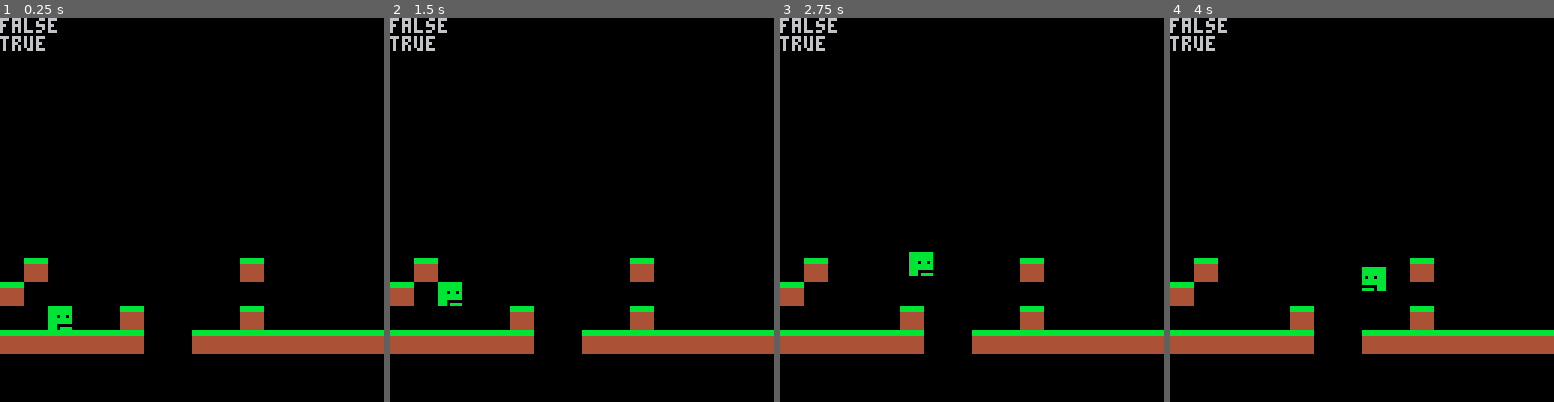
Above: before the commit, frames 1-4 (left to right).
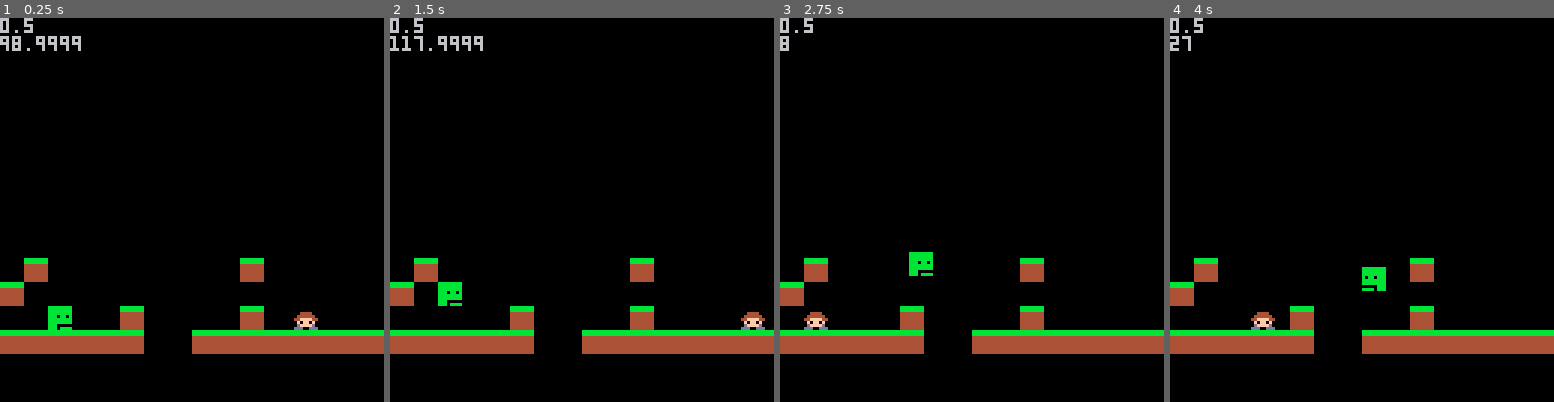
Above: after the commit, the same moments.

Repository: djkramnik/nintendont
Game: PICO-8 cartridge nintendont.p8
Same seed, same stepped clock (60 frames per second), same inputs: the game is played once before the commit and once after it.
Inputs:
- Up to frame 1 (0.25 s): no input
- Up to frame 2 (1.5 s): tap X (X key) at 0.33, 1.07 s; tap O (Z key) at 0.7 s
- Up to frame 3 (2.75 s): hold Right 1.6-2.1 s; tap O (Z key) at 1.7, 2.1, 2.5 s; tap X (X key) at 1.85 s; hold Right from 2.47 s (still down)
- Up to frame 4 (4 s): tap O (Z key) at 2.9, 3.3, 3.7 s; tap X (X key) at 2.97 s; release Right at 3.03 s; hold Left 3.08-3.58 s

The runs differ from the first frame. In frame 1, 0.8% of the frame differs, in the area x 0-83%, y 0-82%; in frame 2, 0.9%, in the area x 0-98%, y 0-82%; in frame 3, 0.7%; in frame 4, 0.7%.

Commit message:
goomba i

Diff:
--- a/nintendont.p8
+++ b/nintendont.p8
@@ -30,6 +30,14 @@
 log=false
 ydelta=0
 bumphead=false
+-- goomba saga
+gx=96
+gy=96
+ghv=0
+gspeed=0
+maxgspeed=0.5
+gleftie=false
+
 
 function _update()
   local t=0
@@ -189,7 +197,9 @@
 
   if(leftbump) then
    if (leftie) then
-    nx = nearestprevmultiple(flr(nx))
+    nx = nearestprevmultiple(
+    flr(nx)
+    )
    end
    speed=0
   elseif(rightbump) then
@@ -213,14 +223,53 @@
    nx = 128
   end
 
+  -- goomba horizontal movement
+  if(gleftie) then
+   ghv=-0.1
+  else
+   ghv=0.1
+  end
+  gspeed = max(min(gspeed+ghv
+  ,maxgspeed),maxgspeed*-1)
+
+  gx+=gspeed
+
+  if (gx > 128) then
+   gx = 0
+  elseif (gx < 0) then
+   gx=128
+  end
+
+  leftgbump = bumpl(gx,gy)
+  rightgbump = bumpr(gx,gy)
+
+  if(leftgbump) then
+   if (gleftie) then
+    gx = nearestprevmultiple(
+    flr(gx)
+    )
+   end
+   gleftie=false
+   gspeed = gspeed * -1
+  elseif(rightgbump) then
+   if (not gleftie) then
+    gx = nearestmultiple(
+    ceil(gx))
+   end
+   gleftie=true
+   gspeed = gspeed * -1
+  end
+
+
 end
 
 function _draw()
  cls()
  spr(3,nx,ny,1,1,leftie)
+ spr(4,gx,gy)
  map()
- print(jbtn)
- print(jrelease)
+ print(gspeed)
+ print(gx)
  --print(jumping)
  --print(ass)
  --print(ny)
@@ -320,14 +369,14 @@
   return lt or rt
 end
 __gfx__
-00000000aa8888aabbbbbbbbbbbbbbbb000000000000000000000000000000000000000000000000000000000000000000000000000000000000000000000000
-00000000a882228abbbbbbbbbbbbbbbb000000000000000000000000000000000000000000000000000000000000000000000000000000000000000000000000
-00700700a8e2e28a44444444bbbbbbbb000000000000000000000000000000000000000000000000000000000000000000000000000000000000000000000000
-00077000aae222aa44444444bbb0bb0b000000000000000000000000000000000000000000000000000000000000000000000000000000000000000000000000
-00077000aaeee2aa44444444bbbbbbbb000000000000000000000000000000000000000000000000000000000000000000000000000000000000000000000000
-00700700a8e2e28a44444444bbbbbbbb000000000000000000000000000000000000000000000000000000000000000000000000000000000000000000000000
-00000000a8eee88a44444444bbb00000000000000000000000000000000000000000000000000000000000000000000000000000000000000000000000000000
-00000000aa8888aa44444444bbb0bbbb000000000000000000000000000000000000000000000000000000000000000000000000000000000000000000000000
+00000000aa8888aabbbbbbbbbbbbbbbb000000001111111100000000000000000000000000000000000000000000000000000000000000000000000000000000
+00000000a882228abbbbbbbbbbbbbbbb000000001111111100000000000000000000000000000000000000000000000000000000000000000000000000000000
+00700700a8e2e28a44444444bbbbbbbb004444001111111100000000000000000000000000000000000000000000000000000000000000000000000000000000
+00077000aae222aa44444444bbb0bb0b044444401111111100000000000000000000000000000000000000000000000000000000000000000000000000000000
+00077000aaeee2aa44444444bbbbbbbb44ffff441111111100000000000000000000000000000000000000000000000000000000000000000000000000000000
+00700700a8e2e28a44444444bbbbbbbb0f0ff0f01111111100000000000000000000000000000000000000000000000000000000000000000000000000000000
+00000000a8eee88a44444444bbb000000dffffd01111111100000000000000000000000000000000000000000000000000000000000000000000000000000000
+00000000aa8888aa44444444bbb0bbbbddd00ddd1111111100000000000000000000000000000000000000000000000000000000000000000000000000000000
 __map__
 3030303030303030303030303030303030303000000000000000000000000000000000000000000000000000000000000000000000000000000000000000000000000000000000000000000000000000000000000000000000000000000000000000000000000000000000000000000000000000000000000000000000000000
 3030000000000000000000000000000000000000000000000000000000000000000000000000000000000000000000000000000000000000000000000000000000000000000000000000000000000000000000000000000000000000000000000000000000000000000000000000000000000000000000000000000000000000
Not shown, changed: readme.md
